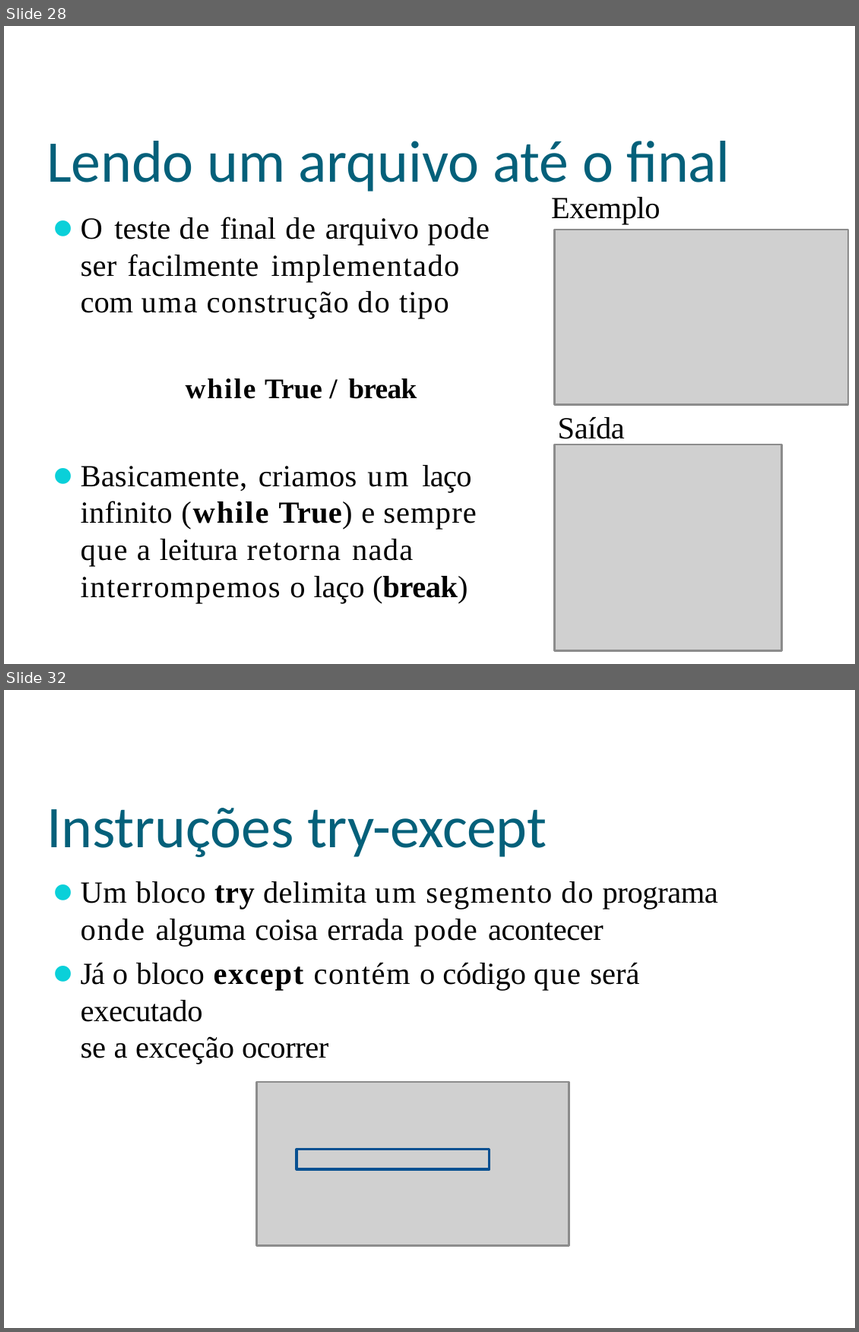
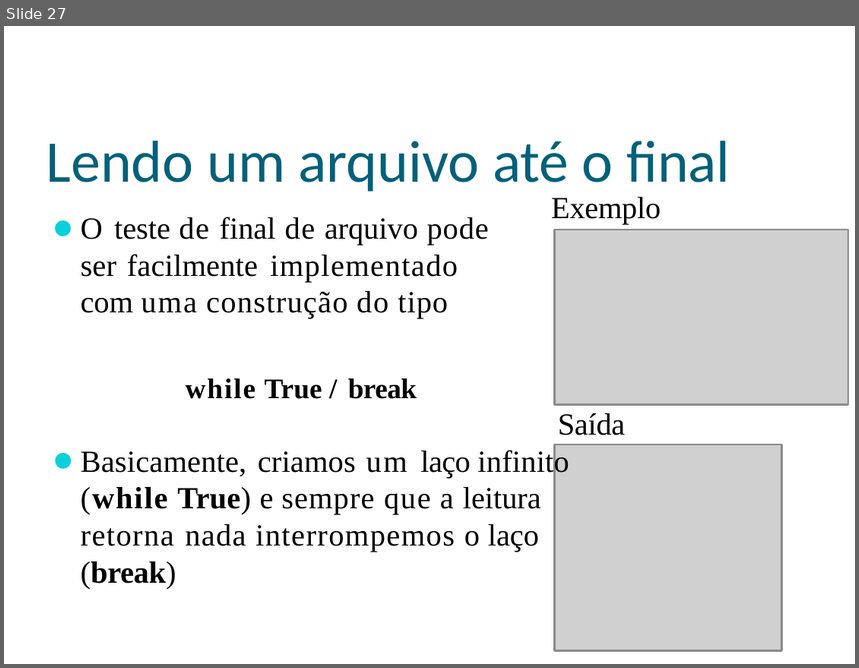
Before and after one commit to eduardocunha11/firstblog, a slide deck: aulas/pc1/AulaPython09-Arquivos.pptx. Shown one above the other, each under a label of ours: slides 28 and 32 before the commit, slide 27 after it; the slides between them are not shown. The pictures are 859x1332 and 859x668 pixels, drawn with LibreOffice and Linux fonts; fonts in the diff are those of the drawing; grey boxes stand for pictures; background and template pictures are left out. Boxes give left, top, right and bottom in pixels: in the first picture for what was removed or moved away, otherwise in the second. Text is boxed around its words. In the diff, an @@ line names an element or a change of style, - is before the commit and + after.

Commit message:
arquivos

```diff
--- a/aulas/pc1/AulaPython09-Arquivos.pptx
+++ b/aulas/pc1/AulaPython09-Arquivos.pptx
@@ slide 32 removed at (x1=4, y1=690, x2=855, y2=1328), background picture (left out) @@
@@ title removed at (x1=47, y1=808, x2=547, y2=857) @@
-Instruções try-except
@@ text removed at (x1=81, y1=882, x2=718, y2=1065) @@
-⚫ Um bloco try delimita um segmento do programa onde alguma coisa errada pode acontecer
-⚫ Já o bloco except contém o código que será executado
-se a exceção ocorrer
@@ picture removed at (x1=256, y1=1081, x2=569, y2=1245) @@
@@ freeform shape removed at (x1=297, y1=1150, x2=489, y2=1170) @@
@@ what was slide 28 is now slide 27 @@
@@ slide 27 changed as well @@
@@ text "O teste de final de ..." at (x1=81, y1=217, x2=489, y2=319): letter spacing 0.5 to 0.4 pt in "construção"; letter spacing 0.7 to 0.6 pt in "do" @@
@@ text "while True / break" at (x1=81, y1=379, x2=626, y2=589): letter spacing 0.7 to 0.6 pt in "while", "(while"; letter spacing 0.5 to 0.4 pt in "nada"; less space between paragraphs @@
```
Also in this commit, not shown: 27 other slides changed, 9 other slides removed, 1 other file.
